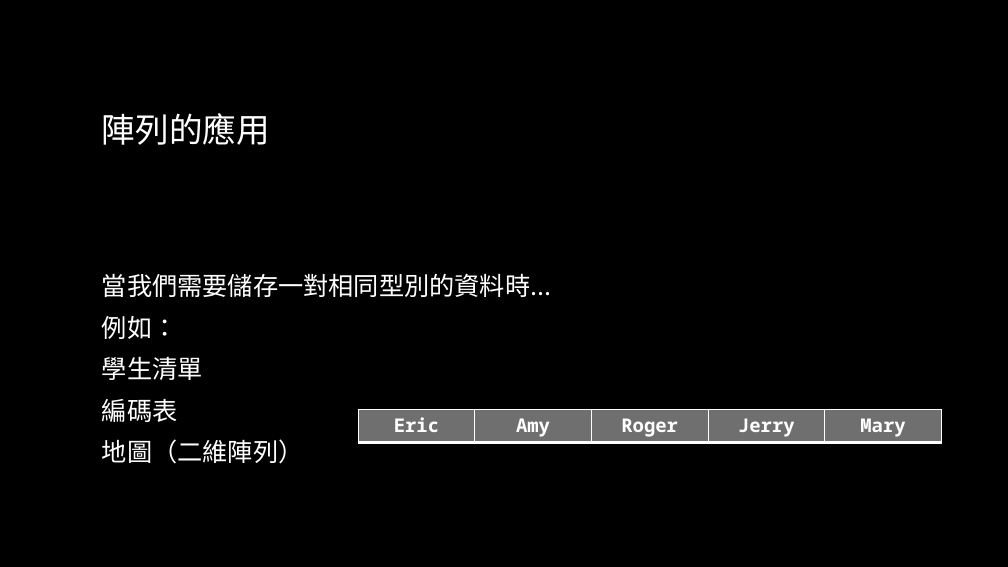
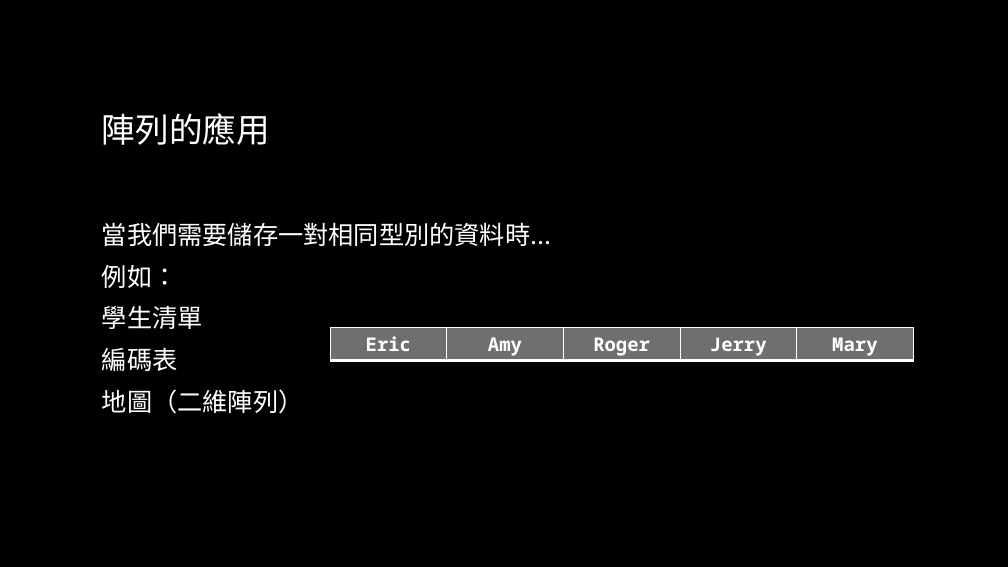
Before and after one commit to liuutin9/2023_summer_camp, a slide deck: slide 19 of 電機_C_Day_2.pptx. Drawn at 1008x567 pixels with LibreOffice and Linux fonts; fonts in the diff are those of the drawing; background and template pictures are left out. Boxes give left, top, right and bottom in pixels: in the first picture for what was removed or moved away, otherwise in the second. Text is boxed around its words. In the diff, an @@ line names an element or a change of style, - is before the commit and + after.

```diff
--- a/電機_C_Day_2.pptx
+++ b/電機_C_Day_2.pptx
@@ text "當我們需要儲存一對相同型別的資料時...": place and size @@
-text "當我們需要儲存一對相同型別的資料時..." at bbox=[102, 273, 551, 464]
+text "當我們需要儲存一對相同型別的資料時..." at bbox=[102, 222, 551, 414]
@@ table: place and size @@
-table at bbox=[358, 409, 941, 441]
+table at bbox=[330, 327, 913, 360]
```
Also in this commit, not shown: 30 other slides changed.
